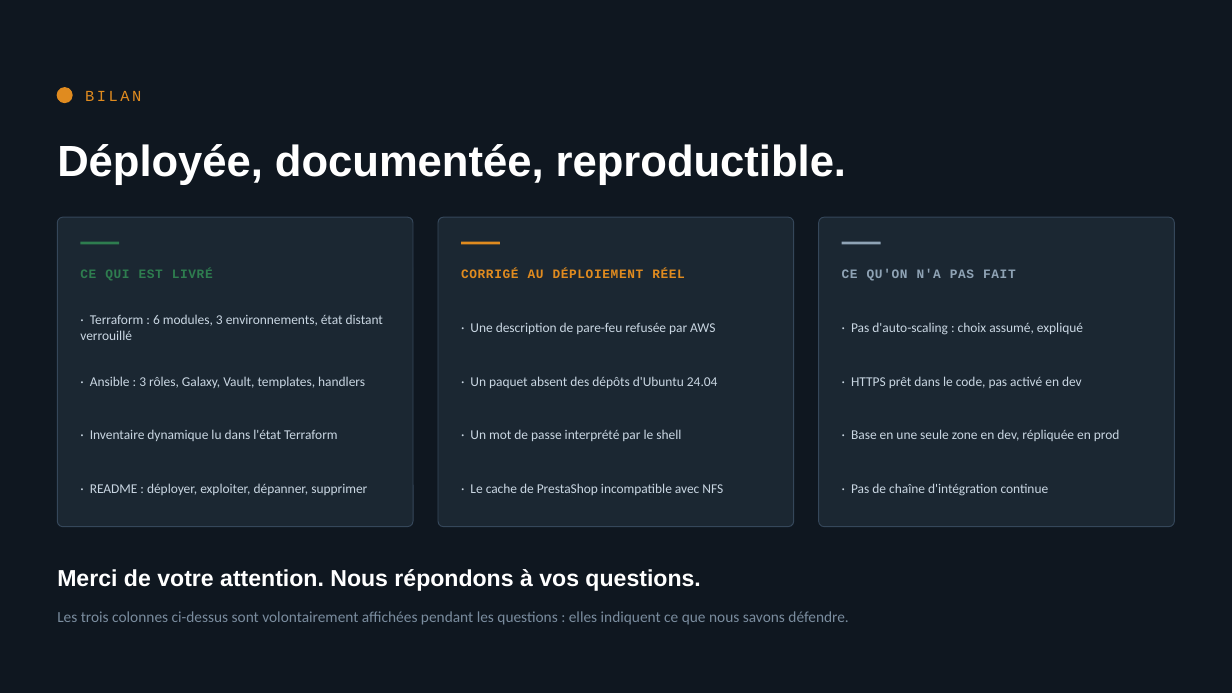
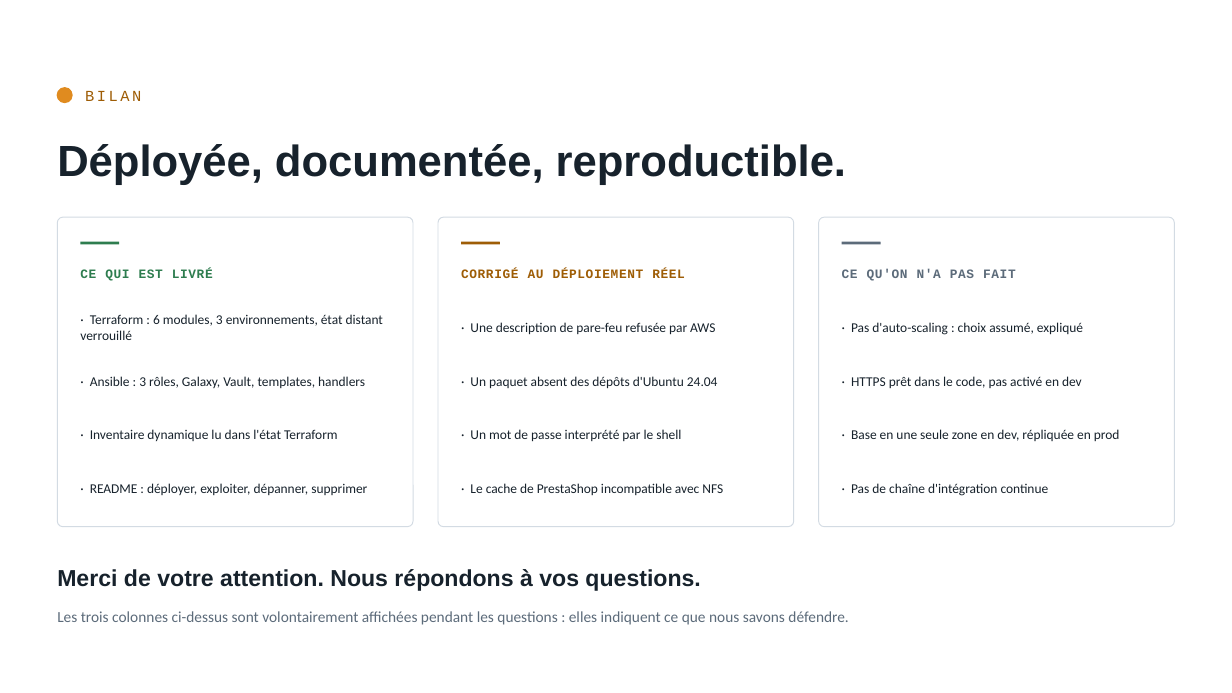
Before and after one commit to rayenebnt/5HASH, a slide deck: slide 6 of docs/soutenance-5hash.pptx. Drawn at 1232x693 pixels with LibreOffice and Linux fonts; fonts in the diff are those of the drawing. Boxes give left, top, right and bottom in pixels: in the first picture for what was removed or moved away, otherwise in the second. Text is boxed around its words. In the diff, an @@ line names an element or a change of style, - is before the commit and + after.

```diff
--- a/docs/soutenance-5hash.pptx
+++ b/docs/soutenance-5hash.pptx
@@ background #0F1720 to #FFFFFF @@
@@ text "BILAN" at bbox=[85, 91, 141, 101]: text colour #E08B1F to #9E5D06 @@
@@ text "Déployée, documentée, reproductible." at bbox=[57, 144, 846, 185]: text colour #FFFFFF to #17222C @@
@@ fill #1B2732 to #FFFFFF; outline #35475A 0.75 pt to #D3DBE3 0.75 pt in 3 elements at bbox=[57, 217, 413, 527], bbox=[438, 217, 794, 527], bbox=[819, 217, 1175, 527] @@
@@ text "CORRIGÉ AU DÉPLOIEMENT RÉEL" at bbox=[461, 269, 685, 278]: text colour #E08B1F to #9E5D06 @@
@@ line (461, 243) - (500, 243): stroke #E08B1F 2 pt to #9E5D06 2 pt @@
@@ text "CE QU'ON N'A PAS FAIT" at bbox=[842, 269, 1016, 281]: text colour #8FA3B5 to #5C6B7A @@
@@ line (842, 243) - (881, 243): stroke #8FA3B5 2 pt to #5C6B7A 2 pt @@
@@ text colour #C9D6E2 to #17222C in 12 elements at bbox=[80, 314, 383, 340], bbox=[90, 376, 365, 388], bbox=[90, 429, 338, 441], bbox=[90, 483, 367, 495], bbox=[470, 322, 715, 335], bbox=[470, 376, 718, 389], bbox=[470, 429, 681, 442], bbox=[470, 483, 723, 495], bbox=[851, 322, 1083, 335], bbox=[851, 376, 1082, 388], bbox=[851, 429, 1120, 441], bbox=[851, 483, 1049, 496] @@
@@ text "Merci de votre attention. Nous ..." at bbox=[57, 569, 700, 591]: text colour #FFFFFF to #17222C @@
@@ text "Les trois colonnes ci-dessus sont ..." at bbox=[57, 611, 848, 625]: text colour #7A8C9E to #5C6B7A @@
```
Also in this commit, not shown: 1 other slide changed, 1 other file.
